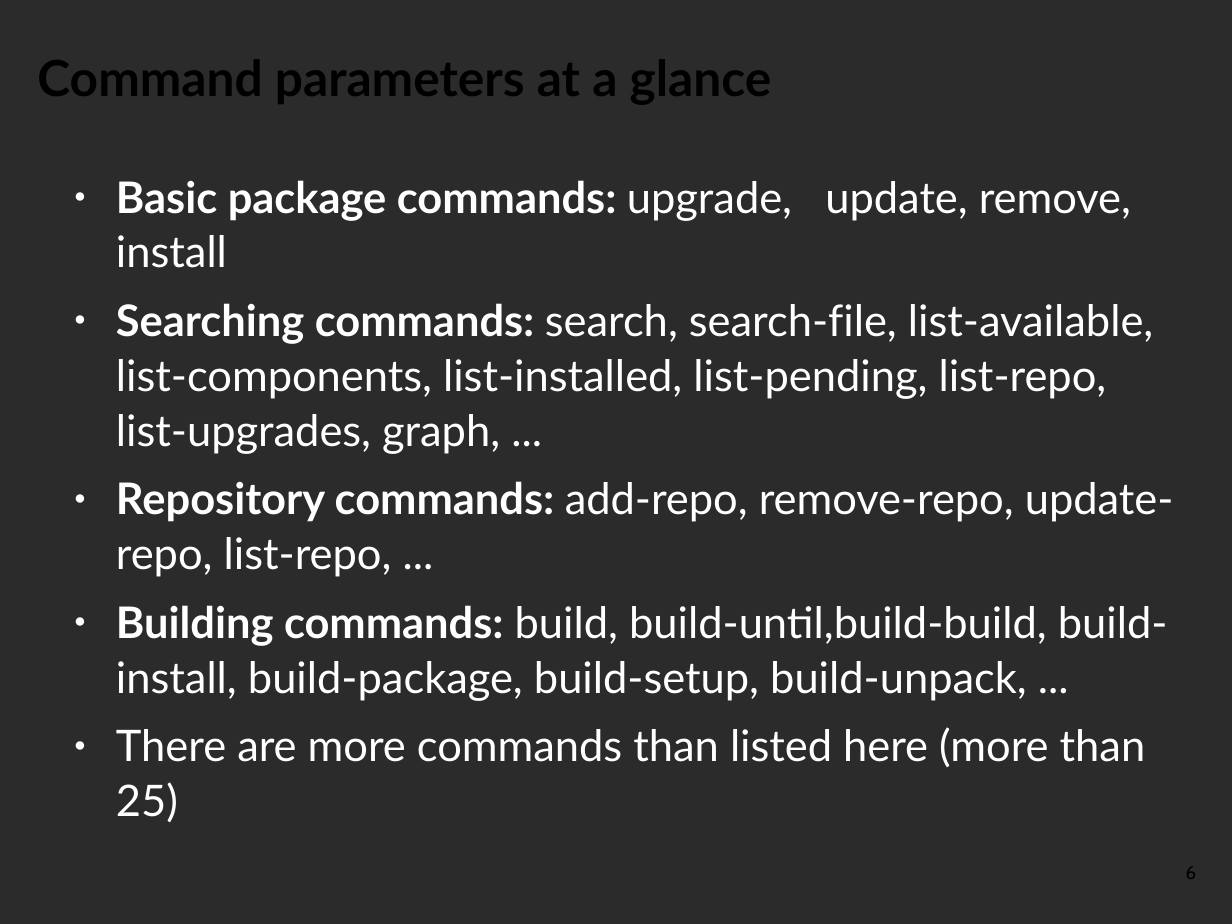
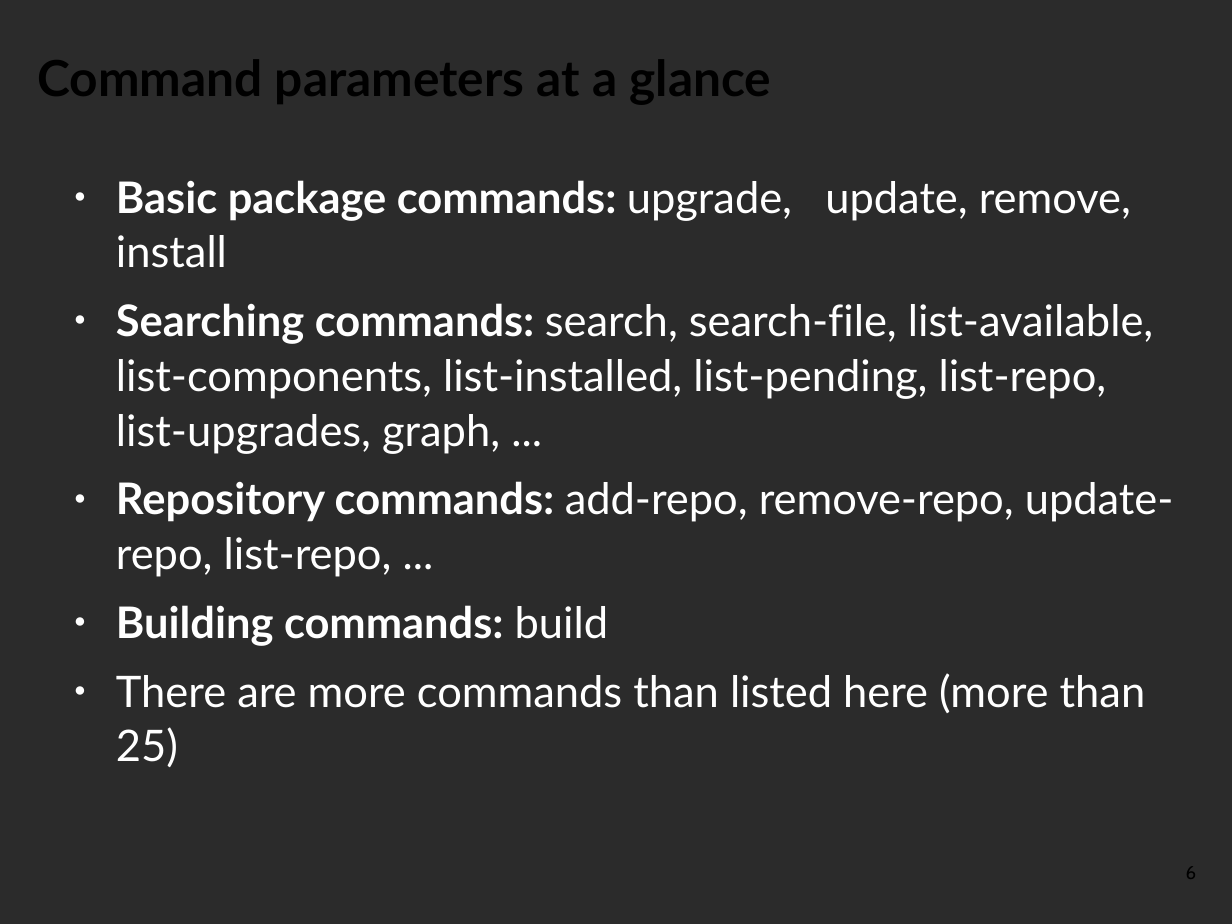
Before and after one commit to pars-linux/uludag, a slide deck: slide 6 of promotion/presentations/PardusGenel/introduction-to-pisi.odp. Drawn at 1232x924 pixels with LibreOffice and Linux fonts; fonts in the diff are those of the drawing; background and template pictures are left out; a plain dark background stands for a picture behind light text. Boxes give left, top, right and bottom in pixels: in the first picture for what was removed or moved away, otherwise in the second. Text is boxed around its words. In the diff, an @@ line names an element or a change of style, - is before the commit and + after.

```diff
--- a/promotion/presentations/PardusGenel/introduction-to-pisi.odp
+++ b/promotion/presentations/PardusGenel/introduction-to-pisi.odp
@@ text at [116, 605, 609, 646]: text changed; bold on @@
-● Building commands: build, build-until,build-build, build-install, build-package, build-setup, build-unpack, ...
+● Building commands: build
```
Also in this commit, not shown: 13 other slides changed, 1 slide added.
